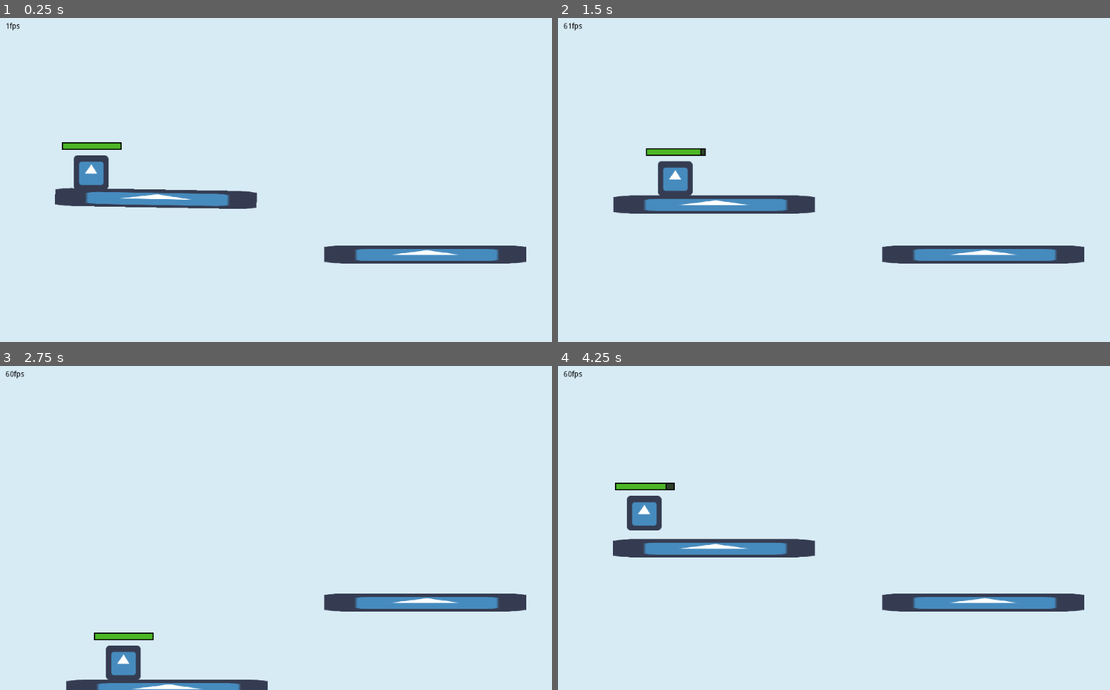
Above: before the commit, frames 1-4 (two rows, left to right).
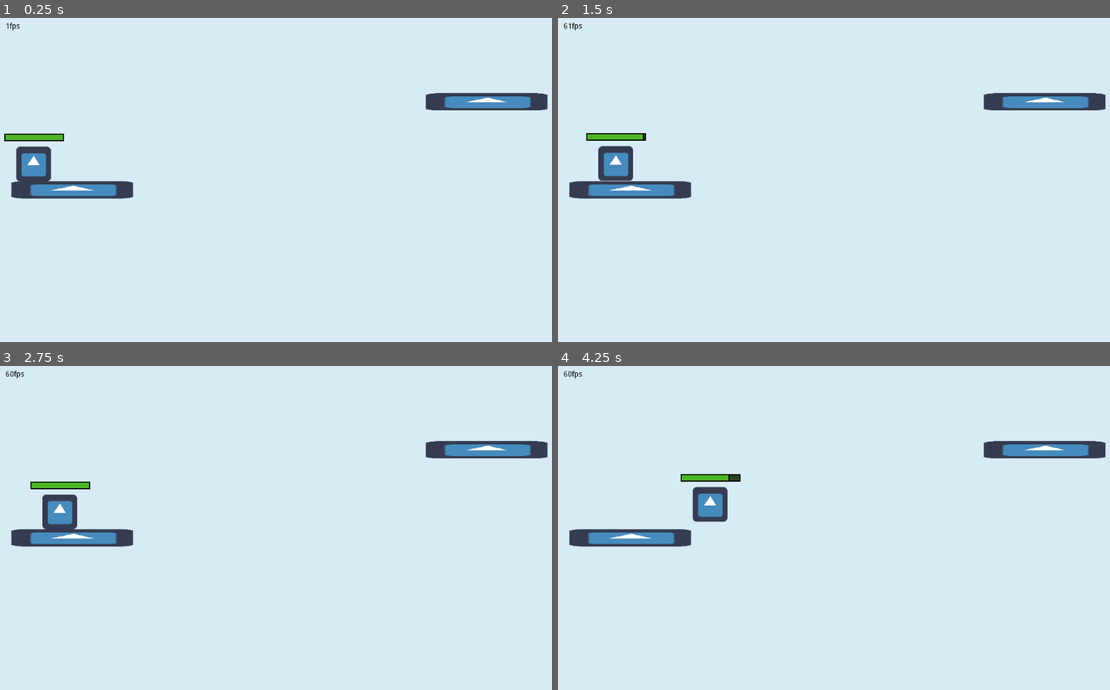
Above: after the commit, the same moments.

Repository: iwilliams/wildjam-15
Game: Godot game, scene res://Main.tscn
Two runs of this game, one before a commit and one after it. Both use one fixed random seed, a clock stepped at 60 frames per second and the inputs below. The engine's default icon, where the game draws it, is replaced by a stand-in: a white triangle on a blue panel in a dark square.
Inputs:
- Up to frame 1 (0.25 s): no input
- Up to frame 2 (1.5 s): hold D (move_right) 0.53-1.28 s; tap Space (jump) at 0.77 s; hold A (move_left) from 1.28 s (still down)
- Up to frame 3 (2.75 s): tap Space (jump) at 1.52 s; release A (move_left) at 2.03 s; hold D (move_right) from 2.03 s (still down)
- Up to frame 4 (4.25 s): tap Space (jump) at 3.02, 3.77 s; release D (move_right) at 3.53 s; hold A (move_left) from 3.53 s (still down)

The runs differ from the first frame. In frame 1, 7.6% of the frame differs, in the area x 0-100%, y 23-76%; in frame 2, 7.7%; in frame 3, 7.4%; in frame 4, 7.9%, in the area x 2-100%, y 23-76%.

Commit message:
RNG platforms

Diff:
--- a/Main.tscn
+++ b/Main.tscn
@@ -1,9 +1,10 @@
-[gd_scene load_steps=7 format=2]
+[gd_scene load_steps=8 format=2]
 
 [ext_resource path="res://Main.gd" type="Script" id=1]
 [ext_resource path="res://Room.tscn" type="PackedScene" id=2]
 [ext_resource path="res://Player.tscn" type="PackedScene" id=3]
-[ext_resource path="res://Debug.gd" type="Script" id=4]
+[ext_resource path="res://Platform.tscn" type="PackedScene" id=4]
+[ext_resource path="res://Debug.gd" type="Script" id=5]
 
 [sub_resource type="StyleBoxFlat" id=1]
 bg_color = Color( 0.301961, 0.717647, 0.152941, 1 )
@@ -26,11 +27,14 @@
 room_scene = ExtResource( 2 )
 
 [node name="Rooms" type="Node2D" parent="."]
+editor/display_folded = true
+position = Vector2( 512, 0 )
 
 [node name="Room" parent="Rooms" instance=ExtResource( 2 )]
 
 [node name="Player" parent="." instance=ExtResource( 3 )]
-position = Vector2( 167.658, 286.401 )
+editor/display_folded = true
+position = Vector2( 61.6895, 259.19 )
 mass = 1.5
 gravity_scale = 6.28
 ground_horizontal_speed = 12
@@ -59,6 +63,10 @@
 limit_bottom = 600
 drag_margin_right = 0.0
 
+[node name="Platform" parent="." instance=ExtResource( 4 )]
+position = Vector2( 133.396, 318.848 )
+should_fall = false
+
 [node name="HUD" type="CanvasLayer" parent="."]
 
 [node name="Debug" type="Label" parent="HUD"]
--- a/Platform.gd
+++ b/Platform.gd
@@ -1,8 +1,6 @@
 extends RigidBody2D
 
-# Declare member variables here. Examples:
-# var a = 2
-# var b = "text"
+export var should_fall = true
 
 # Called when the node enters the scene tree for the first time.
 func _ready():
@@ -10,7 +8,7 @@
 
 func _on_Platform_body_entered(body):
   print("Landed on")
-  if mode != RigidBody2D.MODE_CHARACTER:
+  if should_fall && mode != RigidBody2D.MODE_CHARACTER:
     get_node("AnimationPlayer").play("Shake")
     yield(get_tree().create_timer(1.0), "timeout")
     mode = RigidBody2D.MODE_CHARACTER
--- a/Platform.tscn
+++ b/Platform.tscn
@@ -8,7 +8,7 @@
 bounce = 0.2
 
 [sub_resource type="RectangleShape2D" id=2]
-extents = Vector2( 185.274, 16.6783 )
+extents = Vector2( 112.143, 16.6783 )
 
 [sub_resource type="Animation" id=3]
 resource_name = "Shake"
@@ -36,7 +36,7 @@
 script = ExtResource( 1 )
 
 [node name="Sprite" type="Sprite" parent="."]
-scale = Vector2( 5.8, 0.52 )
+scale = Vector2( 3.5, 0.5 )
 texture = ExtResource( 2 )
 __meta__ = {
 "_edit_lock_": true
@@ -44,6 +44,9 @@
 
 [node name="CollisionShape2D" type="CollisionShape2D" parent="."]
 shape = SubResource( 2 )
+__meta__ = {
+"_edit_lock_": true
+}
 
 [node name="AnimationPlayer" type="AnimationPlayer" parent="."]
 anims/Shake = SubResource( 3 )
--- a/Room.gd
+++ b/Room.gd
@@ -1,29 +1,51 @@
 extends Node2D
-
-# Declare member variables here. Examples:
-# var a = 2
-# var b = "text"
 
 signal room_entered
 signal player_entered_death_area
 
+export (PackedScene) var platform_scene
+
 onready var room_check = get_node("RoomCheck")
+onready var spawn_1 = get_node("Spawn1")
+onready var spawn_2 = get_node("Spawn2")
+onready var spawn_3 = get_node("Spawn3")
+onready var spawn_4 = get_node("Spawn4")
 
 # Called when the node enters the scene tree for the first time.
 func _ready():
   room_check.add_exception(get_node("Area2D"))
+  spawn_platforms()
   pass # Replace with function body.
 
-# Called every frame. 'delta' is the elapsed time since the previous frame.
-#func _process(delta):
-#  pass
+func spawn_platforms():
+  randomize()
+
+  # Determine how many platforms to spawn
+  var possible_platforms = [2, 3]
+  possible_platforms.shuffle()
+  var num_platforms = possible_platforms.pop_front()
+
+  # Get the possible spawn columns and randomize them
+  var spawns = [spawn_1, spawn_2, spawn_3, spawn_4]
+  spawns.shuffle()
+
+  for i in num_platforms:
+    var spawn = spawns.pop_front()
+    var platform = platform_scene.instance()
+    platform.position = Vector2(
+      spawn.position.x,
+      rand_range(
+        spawn.position.y + spawn.get_node("Top").position.y,
+        spawn.position.y + spawn.get_node("Bottom").position.y
+      )
+    )
+    add_child(platform)
 
 func _on_Area2D_body_entered(body):
   if body.is_in_group("Player"):
     var has_room_to_right = room_check.get_collider() != null
     emit_signal("room_entered", self, has_room_to_right)
   pass # Replace with function body.
-
 
 func _on_DeathArea_body_entered(body):
   if body.is_in_group("Player"):
--- a/Room.tscn
+++ b/Room.tscn
@@ -11,6 +11,7 @@
 
 [node name="Room" type="Node2D"]
 script = ExtResource( 1 )
+platform_scene = ExtResource( 2 )
 
 [node name="Area2D" type="Area2D" parent="."]
 editor/display_folded = true
@@ -25,12 +26,6 @@
 __meta__ = {
 "_edit_lock_": true
 }
-
-[node name="Platform" parent="." instance=ExtResource( 2 )]
-position = Vector2( 286.999, 334.832 )
-
-[node name="Platform2" parent="." instance=ExtResource( 2 )]
-position = Vector2( 783.026, 438.274 )
 
 [node name="RoomCheck" type="RayCast2D" parent="."]
 position = Vector2( 512, 300 )
@@ -58,6 +53,45 @@
 __meta__ = {
 "_edit_lock_": true
 }
+
+[node name="Spawn1" type="Node2D" parent="."]
+position = Vector2( 128, 300 )
+
+[node name="Top" type="Node2D" parent="Spawn1"]
+position = Vector2( 0, -150 )
+
+[node name="Bottom" type="Node2D" parent="Spawn1"]
+position = Vector2( 0, 150 )
+
+[node name="Spawn2" type="Node2D" parent="."]
+editor/display_folded = true
+position = Vector2( 384, 300 )
+
+[node name="Top" type="Node2D" parent="Spawn2"]
+position = Vector2( 0, -150 )
+
+[node name="Bottom" type="Node2D" parent="Spawn2"]
+position = Vector2( 0, 150 )
+
+[node name="Spawn3" type="Node2D" parent="."]
+editor/display_folded = true
+position = Vector2( 640, 300 )
+
+[node name="Top" type="Node2D" parent="Spawn3"]
+position = Vector2( 0, -150 )
+
+[node name="Bottom" type="Node2D" parent="Spawn3"]
+position = Vector2( 0, 150 )
+
+[node name="Spawn4" type="Node2D" parent="."]
+editor/display_folded = true
+position = Vector2( 896, 300 )
+
+[node name="Top" type="Node2D" parent="Spawn4"]
+position = Vector2( 0, -150 )
+
+[node name="Bottom" type="Node2D" parent="Spawn4"]
+position = Vector2( 0, 150 )
 [connection signal="body_entered" from="Area2D" to="." method="_on_Area2D_body_entered"]
 [connection signal="body_entered" from="DeathArea" to="." method="_on_DeathArea_body_entered"]
 [connection signal="body_entered" from="DeathArea2" to="." method="_on_DeathArea_body_entered"]
Not shown: 1 places in Main.tscn that only renumber resources
